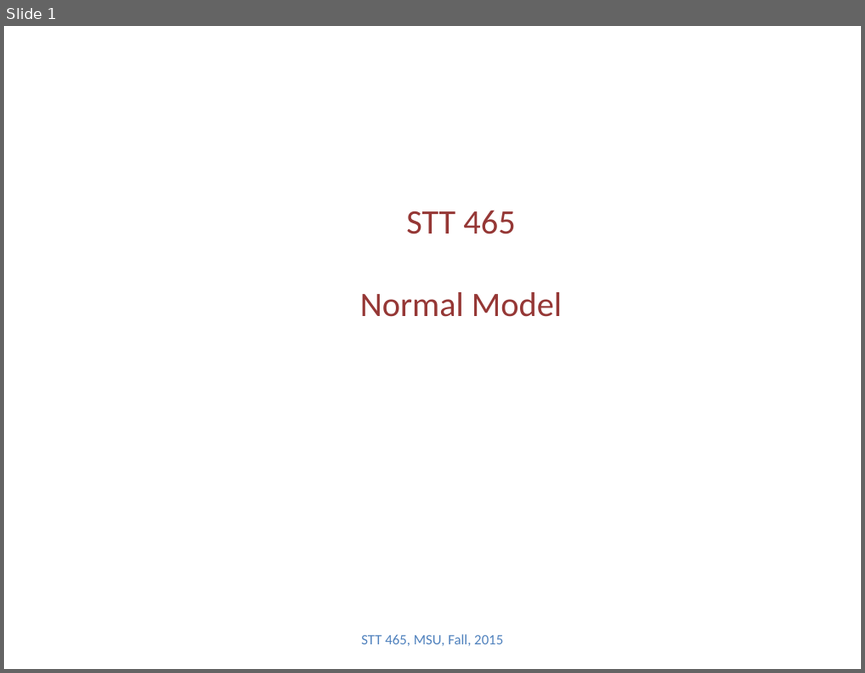
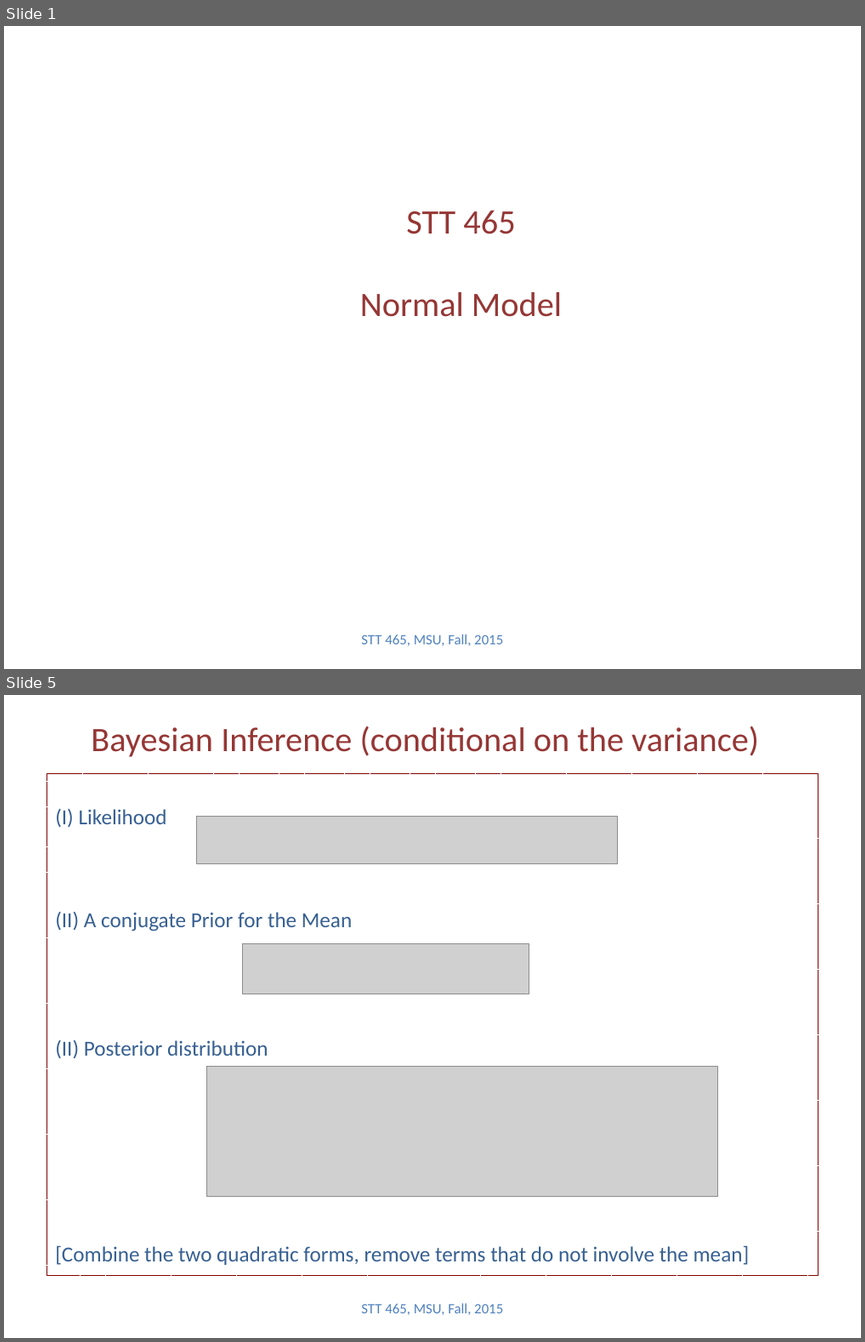
Before and after one commit to Boukos/STT465, a slide deck: STT465_5.pptx. Shown one above the other, each under a label of ours: slide 1 before the commit, slides 1 and 5 after it; the slides between them are not shown. The pictures are 865x673 and 865x1342 pixels, drawn with LibreOffice and Linux fonts; fonts in the diff are those of the drawing; grey boxes stand for pictures. Boxes give left, top, right and bottom in pixels: in the first picture for what was removed or moved away, otherwise in the second. Text is boxed around its words. In the diff, an @@ line names an element or a change of style, - is before the commit and + after.

```diff
--- a/STT465_5.pptx
+++ b/STT465_5.pptx
@@ slide 5 added at <box>4,695,861,1338</box>, background #FFFFFF @@
@@ title added at <box>91,726,759,757</box>, 28.8 pt, text #953735 @@
+Bayesian Inference (conditional on the variance)
@@ rectangle added at <box>46,774,818,1276</box>, outline #800000 0.75 pt dashed, 18 pt, text #376092 @@
+(I) Likelihood
+(II) A conjugate Prior for the Mean
+(II) Posterior distribution
+[Combine the two quadratic forms, remove terms that do not involve the mean]
@@ picture added at <box>197,817,618,865</box> @@
@@ picture added at <box>243,943,529,994</box> @@
@@ picture added at <box>207,1066,718,1197</box> @@
@@ text added at <box>361,1303,503,1315</box>, 12 pt, text #4F81BD @@
+STT 465, MSU, Fall, 2015
```
Also in this commit, not shown: 2 slides changed, 10 other slides added, 2 other files.
